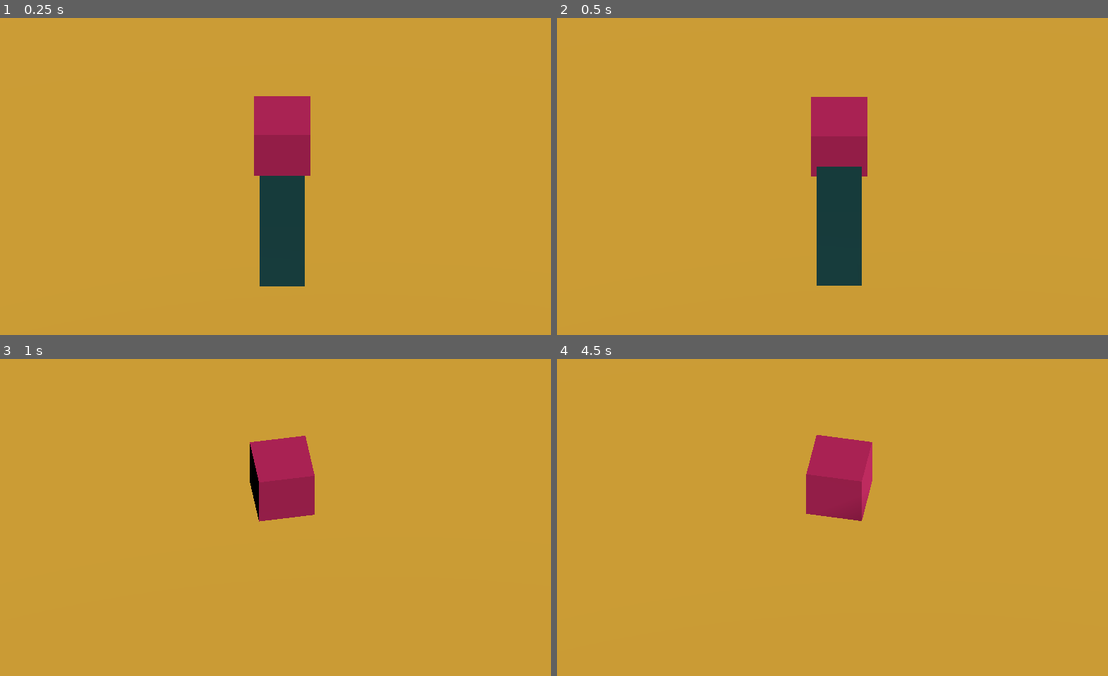
Above: before the commit, frames 1-4 (two rows, left to right).
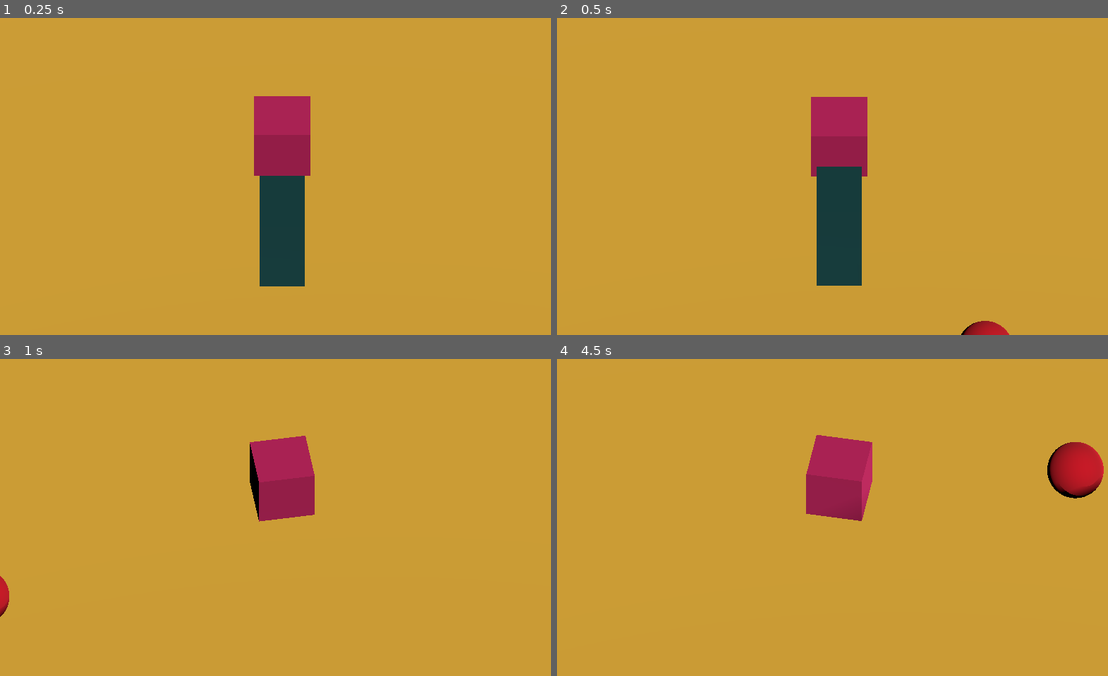
Above: after the commit, the same moments.

Repository: pazfelipe/godot-cube-test
Game: Godot game, scene res://main.tscn
Two runs of this game, one before a commit and one after it. Both use one fixed random seed, a clock stepped at 60 frames per second and the inputs below.
Inputs (mouse positions are in pixels of both pictures, inside the frame that each line leads up to):
- Up to frame 1 (0.25 s): no input
- Up to frame 2 (0.5 s): no input
- Up to frame 3 (1 s): move the mouse to (407, 501) at 0.52 s; hold Right (ui_right) from 0.53 s (still down); click (407, 501) at 0.67 s
- Up to frame 4 (4.5 s): move the mouse to (727, 533) at 1.27 s; release Right (ui_right) at 1.28 s; hold Down (ui_down) 1.28-2.03 s; tap Enter at 2 s; move the mouse to (893, 447) at 2.02 s; hold Right (ui_right) 2.03-2.78 s; tap Space at 2.75 s; move the mouse to (810, 580) at 2.77 s; hold Up (ui_up) 2.78-3.53 s; click (810, 580) at 2.92 s; move the mouse to (1008, 565) at 3.52 s; hold Left (ui_left) from 3.53 s (still down); move the mouse to (667, 469) at 4.27 s

Frame 1 is identical in both runs. In frame 2, 0.3% of the frame differs, in the area x 73-83%, y 95-100%; in frame 3, 0.2%; in frame 4, 1.4%, in the area x 45-100%, y 24-51%.

Commit message:
feat: implement enemy AI movement towards player character. Added enemy script for basic movement logic and updated scene files to integrate the enemy character into the game environment.

Diff:
--- /dev/null
+++ b/enemy.gd
@@ -0,0 +1,19 @@
+extends CharacterBody3D
+
+@export var speed := 2.0
+var target: Node3D
+
+func _ready():
+	# Procura o personagem (ajuste o caminho se necessário)
+	target = get_parent().get_node_or_null("char")
+
+func _physics_process(delta):
+	if target == null:
+		return
+
+	var direction = (target.global_position - global_position)
+	direction.y = 0  # ignora diferença de altura
+	direction = direction.normalized()
+
+	velocity = direction * speed
+	move_and_slide()
--- a/enemy.tscn
+++ b/enemy.tscn
@@ -1,4 +1,6 @@
-[gd_scene load_steps=6 format=3 uid="uid://bao2n5a0jdlv0"]
+[gd_scene load_steps=7 format=3 uid="uid://bao2n5a0jdlv0"]
+
+[ext_resource type="Script" uid="uid://ovwvjkqi2aq5" path="res://enemy.gd" id="1_7k104"]
 
 [sub_resource type="SphereMesh" id="SphereMesh_7xaro"]
 radius = 0.25
@@ -18,6 +20,7 @@
 radius = 0.25
 
 [node name="Enemy" type="CharacterBody3D"]
+script = ExtResource("1_7k104")
 
 [node name="MeshInstance3D" type="MeshInstance3D" parent="."]
 mesh = SubResource("SphereMesh_7xaro")
--- a/ground_generator.gd
+++ b/ground_generator.gd
@@ -26,8 +26,6 @@
 
 	var viewport := get_viewport()
 	var size = viewport.get_visible_rect().size
-
-	print("Generated blocks", generated_blocks.size())
 
 	var corners = [
 		Vector2(0, 0),
--- a/main.tscn
+++ b/main.tscn
@@ -1,9 +1,10 @@
-[gd_scene load_steps=11 format=3 uid="uid://bkh27s7wu2ip6"]
+[gd_scene load_steps=12 format=3 uid="uid://bkh27s7wu2ip6"]
 
 [ext_resource type="Script" uid="uid://dvioax0rpupdb" path="res://camera_3d.gd" id="2_0xm2m"]
 [ext_resource type="Script" uid="uid://cf4xse7wb4pop" path="res://char.gd" id="2_h2yge"]
 [ext_resource type="Script" uid="uid://ba51jodgvssbb" path="res://ground_generator.gd" id="3_h2yge"]
 [ext_resource type="PackedScene" uid="uid://b0wnw47omwaxh" path="res://ground_block.tscn" id="4_1bvp3"]
+[ext_resource type="PackedScene" uid="uid://bao2n5a0jdlv0" path="res://enemy.tscn" id="5_lquwl"]
 
 [sub_resource type="BoxMesh" id="BoxMesh_1bvp3"]
 
@@ -65,3 +66,6 @@
 block_scene = ExtResource("4_1bvp3")
 infinite = true
 max_blocks = 500
+
+[node name="Enemy" parent="." instance=ExtResource("5_lquwl")]
+transform = Transform3D(1, 0, 0, 0, 1, 0, 0, 0, 1, 2, 0.25, 2)
Not shown, added: enemy.gd.uid
